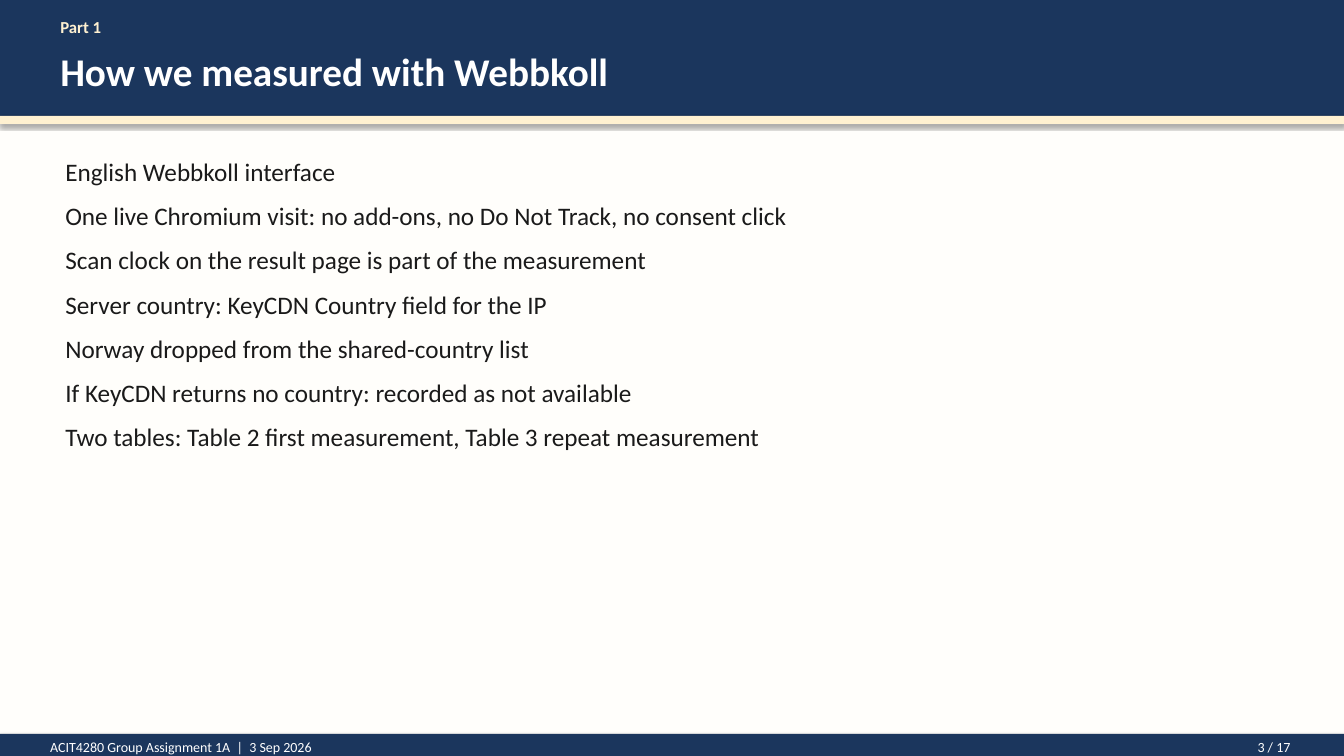
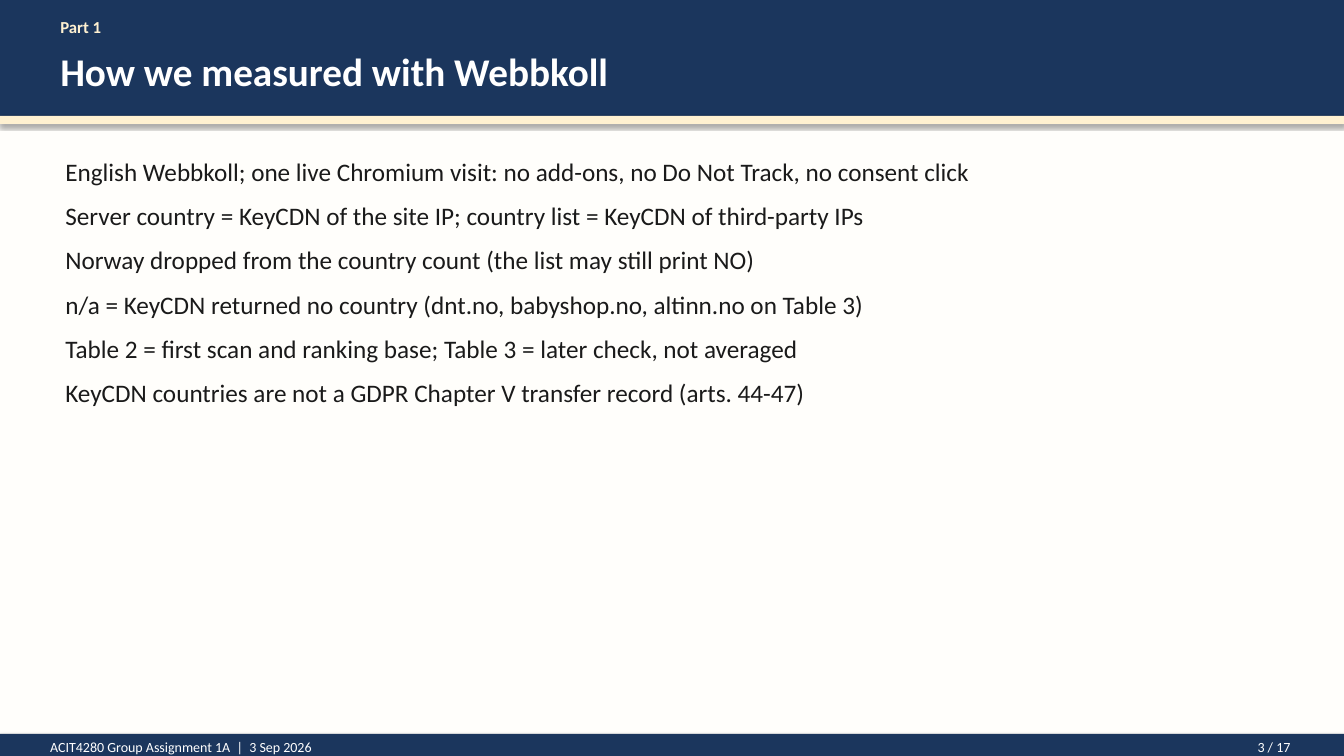
Before and after one commit to kasa031/Bacheloroppgave, a slide deck: slide 3 of ACIT4280_1A_presentation.pptx. Drawn at 1344x756 pixels with LibreOffice and Linux fonts; fonts in the diff are those of the drawing. Boxes give left, top, right and bottom in pixels: in the first picture for what was removed or moved away, otherwise in the second. Text is boxed around its words. In the diff, an @@ line names an element or a change of style, - is before the commit and + after.

```diff
--- a/ACIT4280_1A_presentation.pptx
+++ b/ACIT4280_1A_presentation.pptx
@@ text at bbox=[65, 163, 968, 406]: text changed @@
-English Webbkoll interface
-One live Chromium visit: no add-ons, no Do Not Track, no consent click
-Scan clock on the result page is part of the measurement
-Server country: KeyCDN Country field for the IP
-Norway dropped from the shared-country list
-If KeyCDN returns no country: recorded as not available
-Two tables: Table 2 first measurement, Table 3 repeat measurement
+English Webbkoll; one live Chromium visit: no add-ons, no Do Not Track, no consent click
+Server country = KeyCDN of the site IP; country list = KeyCDN of third-party IPs
+Norway dropped from the country count (the list may still print NO)
+n/a = KeyCDN returned no country (dnt.no, babyshop.no, altinn.no on Table 3)
+Table 2 = first scan and ranking base; Table 3 = later check, not averaged
+KeyCDN countries are not a GDPR Chapter V transfer record (arts. 44-47)
```
Also in this commit, not shown: 9 other slides changed, 4 other files.
